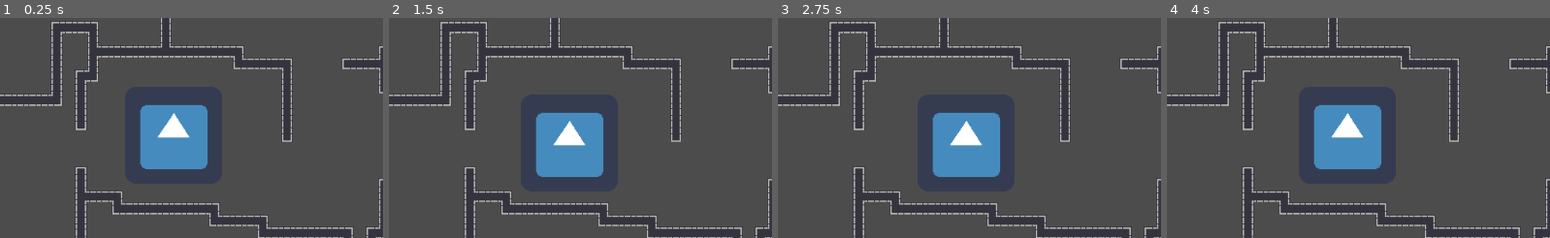
Above: before the commit, frames 1-4 (left to right).
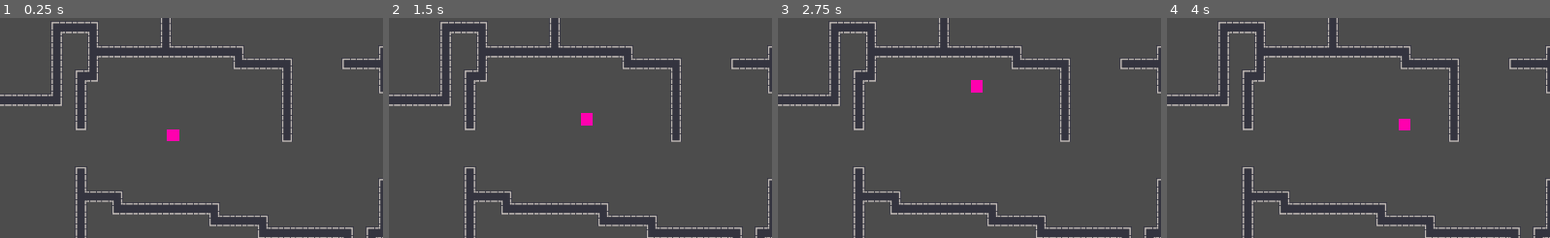
Above: after the commit, the same moments.

Repository: skarnl/godot--gwj-32
Game: Godot game, scene res://screens/game/game.tscn
Same seed, same stepped clock (60 frames per second), same inputs: the game is played once before the commit and once after it. This scene is started directly instead of the project's main scene. The engine's default icon, where the game draws it, is replaced by a stand-in: a white triangle on a blue panel in a dark square.
Inputs (mouse positions are % of the whole screen's width and height, from its top left):
- Up to frame 1 (0.25 s): no input
- Up to frame 2 (1.5 s): tap Enter at 0.5 s; move the mouse to (72, 46) at 0.52 s; hold Right (ui_right) 0.53-1.28 s; click (72, 46) at 0.67 s; move the mouse to (30, 56) at 1.27 s; hold Down (ui_down) from 1.28 s (still down); click (30, 56) at 1.42 s
- Up to frame 3 (2.75 s): tap Space at 2 s; move the mouse to (60, 29) at 2.02 s; release Down (ui_down) at 2.03 s; hold Right (ui_right) from 2.03 s (still down); click (60, 29) at 2.17 s
- Up to frame 4 (4 s): move the mouse to (45, 72) at 2.77 s; release Right (ui_right) at 2.78 s; hold Up (ui_up) 2.78-3.53 s; click (45, 72) at 2.92 s; move the mouse to (81, 67) at 3.52 s; hold Left (ui_left) from 3.53 s (still down); click (81, 67) at 3.67 s
The pictures show only the part of the screen within x 18-68%, y 40-90%; the shares and areas given below are measured in that part.

The runs differ from the first frame. In frame 1, 5.2% of the frame differs, in the area x 36-55%, y 39-69%; in frame 2, 5.2%; in frame 3, 5.3%, in the area x 40-58%, y 28-73%; in frame 4, 5.3%.

Commit message:
Add player movement

Diff:
--- a/entities/player.gd
+++ b/entities/player.gd
@@ -1,16 +1,33 @@
 
-extends Sprite
+extends KinematicBody2D
 
-func _ready():
-	pass
+var velocity: Vector2 = Vector2.ZERO
+var MAX_SPEED = 210
+var ACCELERATION = 1000
+var FRICTION = 600
 
-func _unhandled_input(event):
-	if event is InputEventKey:
-		if event.is_action_pressed("ui_left"):
-			position.x -= 10
-		elif event.is_action_pressed("ui_right"):
-			position.x += 10
-		elif event.is_action_pressed("ui_down"):
-			position.y += 10
-		elif event.is_action_pressed("ui_up"):
-			position.y -= 10
+var target_position: Vector2 = Vector2.ZERO
+
+func _physics_process(delta):
+	var input_vector = Vector2.ZERO
+
+	if Input.is_mouse_button_pressed(BUTTON_LEFT):
+		input_vector = get_viewport().get_mouse_position() - position
+		input_vector.normalized()
+
+	if input_vector != Vector2.ZERO:
+		apply_movement(input_vector * ACCELERATION * delta)
+	else:
+		apply_friction(FRICTION * delta)
+
+	velocity = move_and_slide(velocity)
+
+func apply_movement(acceleration):
+	velocity += acceleration
+	velocity = velocity.clamped(MAX_SPEED)
+
+func apply_friction(friction):
+	if velocity.length() > friction:
+		velocity -= velocity.normalized() * friction
+	else:
+		velocity = Vector2.ZERO
--- a/entities/player.tscn
+++ b/entities/player.tscn
@@ -1,9 +1,17 @@
-[gd_scene load_steps=3 format=2]
+[gd_scene load_steps=4 format=2]
 
-[ext_resource path="res://assets/images/icon.png" type="Texture" id=1]
+[ext_resource path="res://assets/images/player-placeholder.png" type="Texture" id=1]
 [ext_resource path="res://entities/player.gd" type="Script" id=2]
 
-[node name="Player" type="Sprite"]
+[sub_resource type="RectangleShape2D" id=1]
+extents = Vector2( 8.33734, 8.22617 )
+
+[node name="Player" type="KinematicBody2D"]
 position = Vector2( 489, 241 )
+script = ExtResource( 2 )
+
+[node name="CollisionShape2D" type="CollisionShape2D" parent="."]
+shape = SubResource( 1 )
+
+[node name="Sprite" type="Sprite" parent="."]
 texture = ExtResource( 1 )
-script = ExtResource( 2 )
